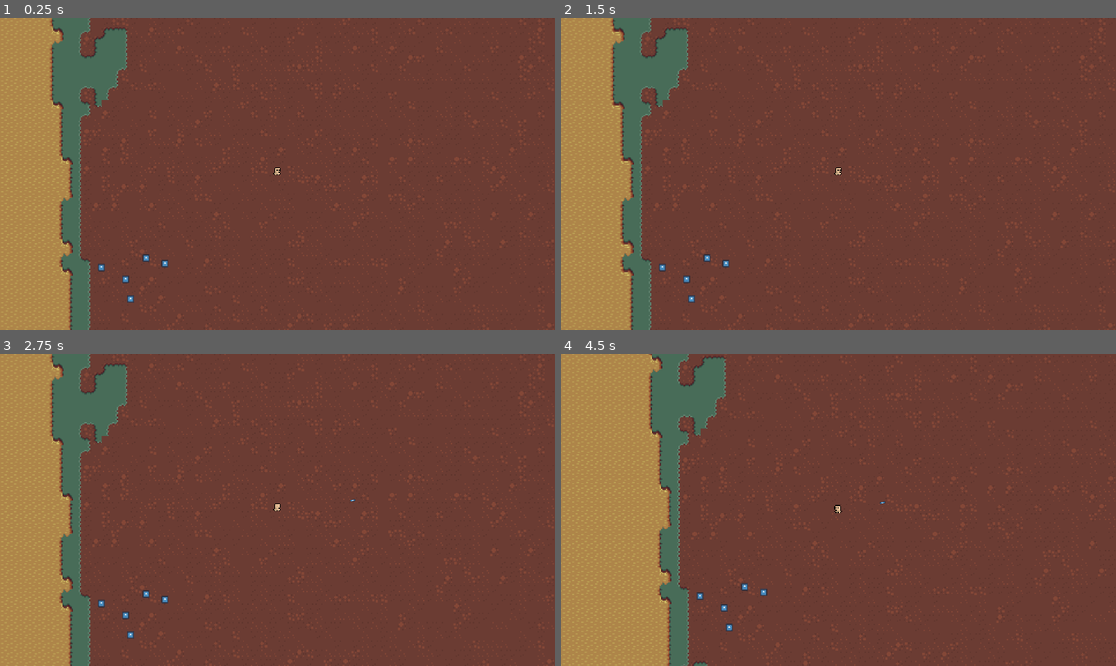
Above: before the commit, frames 1-4 (two rows, left to right).
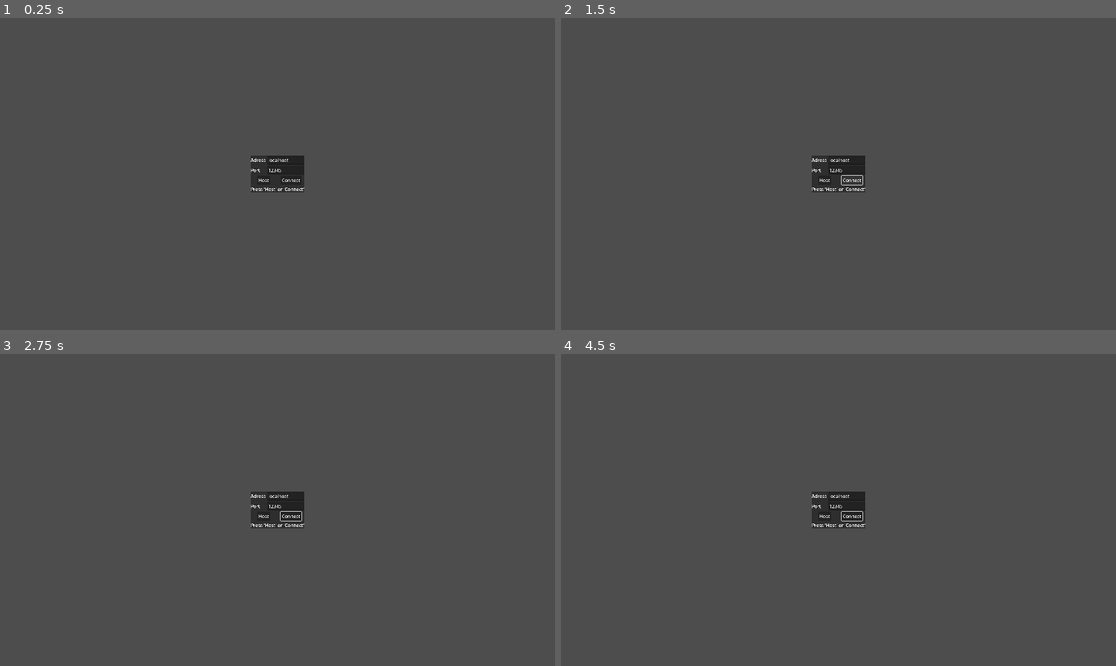
Above: after the commit, the same moments.

Repository: elegios/cautious-memory
Game: Godot game, scene res://Scenes/main.tscn
Same seed, same stepped clock (60 frames per second), same inputs: the game is played once before the commit and once after it. Before the commit the project starts from res://Scenes/Levels/Test.tscn. The engine's default icon, where the game draws it, is replaced by a stand-in: a white triangle on a blue panel in a dark square.
Inputs (mouse positions are in pixels of both pictures, inside the frame that each line leads up to):
- Up to frame 1 (0.25 s): no input
- Up to frame 2 (1.5 s): click (827, 180) at 0.5 s, where only the run after the commit has a clickable "Host"; click (849, 180) at 1.25 s, where only the run after the commit has a clickable "Connect"
- Up to frame 3 (2.75 s): move the mouse to (399, 494) at 2.02 s; hold A (Action 1) from 2.03 s (still down); click (399, 494) at 2.17 s
- Up to frame 4 (4.5 s): move the mouse to (727, 525) at 2.77 s; release A (Action 1) at 2.78 s; tap S (Action 2) at 2.85 s; click (727, 525) at 2.92 s; move the mouse to (894, 441) at 3.52 s; hold D (Action 3) 3.53-4.28 s; click (894, 441) at 3.67 s; move the mouse to (810, 572) at 4.27 s; right-click (810, 572) at 4.35 s; click (810, 572) at 4.42 s

The runs differ from the first frame. In frame 1, 100% of the frame differs, in the area x 0-100%, y 0-100%; in frame 2, 100%; in frame 3, 100%; in frame 4, 100%.

Commit message:
Manual connection when exported

Diff:
--- a/Code/LobbySystem.gd
+++ /dev/null
@@ -1,31 +0,0 @@
-extends Node
-
-
-# Called when the node enters the scene tree for the first time.
-func _ready() -> void:
-	const port = 12345
-	var peer := ENetMultiplayerPeer.new()
-
-	if OS.has_feature("server"):
-		DisplayServer.window_set_title("(SERVER)")
-		var screen_rect := DisplayServer.screen_get_usable_rect(1)
-		var window_size := DisplayServer.window_get_size_with_decorations()
-		var pos := screen_rect.position + screen_rect.size/2 - window_size/2
-		DisplayServer.window_set_position(pos)
-		var err := peer.create_server(port)
-		if err == OK:
-			multiplayer.multiplayer_peer = peer
-		else:
-			push_error("Couldn't create a server: " + error_string(err))
-
-	if OS.has_feature("client"):
-		DisplayServer.window_set_title("(CLIENT)")
-		var screen_rect := DisplayServer.screen_get_usable_rect(0)
-		var window_size := DisplayServer.window_get_size_with_decorations()
-		var pos := screen_rect.position + screen_rect.size/2 - window_size/2
-		DisplayServer.window_set_position(pos)
-		var err := peer.create_client("127.0.0.1", port)
-		if err == OK:
-			multiplayer.multiplayer_peer = peer
-		else:
-			push_error("Couldn't create a client: " + error_string(err))
--- a/Code/MobSpawner.gd
+++ b/Code/MobSpawner.gd
@@ -64,4 +64,9 @@
 		var _ignore := unit.tree_exited.connect(_queue_respawn)
 
 func _queue_respawn() -> void:
-	var _ignore := get_tree().create_timer(respawn_time, false).timeout.connect(_spawn_one)
+	var tree := get_tree()
+	# NOTE(vipa, 2024-09-19): Guard on this in case we're in the
+	# process of destroying everything, in which case we don't want to
+	# respawn things
+	if tree:
+		var _ignore := tree.create_timer(respawn_time, false).timeout.connect(_spawn_one)
--- /dev/null
+++ b/Code/main.gd
@@ -0,0 +1,86 @@
+extends MultiplayerSpawner
+
+@export var initial_level: PackedScene
+
+@onready var connect_interface: Control = %"ConnectInterface"
+@onready var status_display: Label = %"Status"
+
+var adress: String = "localhost"
+var port: int = 12345
+
+var current_level: Node
+
+@onready var peer := ENetMultiplayerPeer.new()
+
+func _ready() -> void:
+	spawn_function = _load_level
+	var _ignore := multiplayer.connected_to_server.connect(_on_connect_success)
+	_ignore = multiplayer.server_disconnected.connect(_on_server_disconnected)
+	_ignore = multiplayer.connection_failed.connect(_on_connect_fail)
+	_setup()
+
+func _setup() -> void:
+	if OS.has_feature("server"):
+		DisplayServer.window_set_title("(SERVER)")
+		var screen_rect := DisplayServer.screen_get_usable_rect(1)
+		var window_size := DisplayServer.window_get_size_with_decorations()
+		var pos := screen_rect.position + screen_rect.size/2 - window_size/2
+		DisplayServer.window_set_position(pos)
+		_on_host_pressed()
+
+	if OS.has_feature("client"):
+		DisplayServer.window_set_title("(CLIENT)")
+		var screen_rect := DisplayServer.screen_get_usable_rect(0)
+		var window_size := DisplayServer.window_get_size_with_decorations()
+		var pos := screen_rect.position + screen_rect.size/2 - window_size/2
+		DisplayServer.window_set_position(pos)
+		_on_connect_pressed()
+
+func _update_adress(new: String) -> void:
+	adress = new
+
+func _update_port(new: String) -> void:
+	if new.is_valid_int():
+		port = new.to_int()
+
+func _on_host_pressed() -> void:
+	var err := peer.create_server(port)
+	if err == OK:
+		multiplayer.multiplayer_peer = peer
+		switch_level(initial_level)
+		_on_connect_success()
+	else:
+		push_error("Couldn't create a server: " + error_string(err))
+
+func _on_connect_pressed() -> void:
+	var err := peer.create_client(adress, port)
+	if err == OK:
+		multiplayer.multiplayer_peer = peer
+		status_display.text = "Connecting..."
+	else:
+		push_error("Couldn't create a client: " + error_string(err))
+
+## Destructively switch to another level. Does nothing on a client.
+func switch_level(level: PackedScene) -> void:
+	if not multiplayer.is_server():
+		return
+
+	if current_level:
+		current_level.queue_free()
+	current_level = spawn(level.resource_path)
+
+func _load_level(path: String) -> Node:
+	var packed_scene : PackedScene = ResourceLoader.load(path)
+	var scene := packed_scene.instantiate()
+	return scene
+
+func _on_connect_fail() -> void:
+	connect_interface.visible = true
+	status_display.text = "Connection failed"
+
+func _on_server_disconnected() -> void:
+	connect_interface.visible = true
+	status_display.text = "Server disconnected"
+
+func _on_connect_success() -> void:
+	connect_interface.visible = false
--- /dev/null
+++ b/Scenes/main.tscn
@@ -0,0 +1,83 @@
+[gd_scene load_steps=3 format=3 uid="uid://6nmkjjcp622t"]
+
+[ext_resource type="Script" path="res://Code/main.gd" id="1_nehcl"]
+[ext_resource type="PackedScene" uid="uid://c47mssn3wi6mr" path="res://Scenes/Levels/Test.tscn" id="2_e7kpx"]
+
+[node name="Main" type="MultiplayerSpawner"]
+spawn_path = NodePath(".")
+script = ExtResource("1_nehcl")
+initial_level = ExtResource("2_e7kpx")
+
+[node name="ConnectInterface" type="Control" parent="."]
+unique_name_in_owner = true
+layout_mode = 3
+anchors_preset = 15
+anchor_right = 1.0
+anchor_bottom = 1.0
+grow_horizontal = 2
+grow_vertical = 2
+
+[node name="PanelContainer" type="PanelContainer" parent="ConnectInterface"]
+layout_mode = 1
+anchors_preset = 8
+anchor_left = 0.5
+anchor_top = 0.5
+anchor_right = 0.5
+anchor_bottom = 0.5
+offset_left = -20.0
+offset_top = -20.0
+offset_right = 20.0
+offset_bottom = 20.0
+grow_horizontal = 2
+grow_vertical = 2
+
+[node name="VBoxContainer" type="VBoxContainer" parent="ConnectInterface/PanelContainer"]
+layout_mode = 2
+
+[node name="GridContainer" type="GridContainer" parent="ConnectInterface/PanelContainer/VBoxContainer"]
+layout_mode = 2
+columns = 2
+
+[node name="Label" type="Label" parent="ConnectInterface/PanelContainer/VBoxContainer/GridContainer"]
+layout_mode = 2
+text = "Adress"
+
+[node name="LineEdit" type="LineEdit" parent="ConnectInterface/PanelContainer/VBoxContainer/GridContainer"]
+layout_mode = 2
+size_flags_horizontal = 3
+text = "localhost"
+expand_to_text_length = true
+
+[node name="Label2" type="Label" parent="ConnectInterface/PanelContainer/VBoxContainer/GridContainer"]
+layout_mode = 2
+text = "Port
+"
+
+[node name="LineEdit2" type="LineEdit" parent="ConnectInterface/PanelContainer/VBoxContainer/GridContainer"]
+layout_mode = 2
+size_flags_horizontal = 3
+text = "12345"
+
+[node name="HBoxContainer" type="HBoxContainer" parent="ConnectInterface/PanelContainer/VBoxContainer"]
+layout_mode = 2
+
+[node name="Host" type="Button" parent="ConnectInterface/PanelContainer/VBoxContainer/HBoxContainer"]
+layout_mode = 2
+size_flags_horizontal = 6
+text = "Host"
+
+[node name="Connect" type="Button" parent="ConnectInterface/PanelContainer/VBoxContainer/HBoxContainer"]
+layout_mode = 2
+size_flags_horizontal = 6
+text = "Connect"
+
+[node name="Status" type="Label" parent="ConnectInterface/PanelContainer/VBoxContainer"]
+unique_name_in_owner = true
+layout_mode = 2
+text = "Press 'Host' or 'Connect'"
+horizontal_alignment = 1
+
+[connection signal="text_changed" from="ConnectInterface/PanelContainer/VBoxContainer/GridContainer/LineEdit" to="." method="_update_adress"]
+[connection signal="text_changed" from="ConnectInterface/PanelContainer/VBoxContainer/GridContainer/LineEdit2" to="." method="_update_port"]
+[connection signal="pressed" from="ConnectInterface/PanelContainer/VBoxContainer/HBoxContainer/Host" to="." method="_on_host_pressed"]
+[connection signal="pressed" from="ConnectInterface/PanelContainer/VBoxContainer/HBoxContainer/Connect" to="." method="_on_connect_pressed"]
--- a/project.godot
+++ b/project.godot
@@ -11,13 +11,9 @@
 [application]
 
 config/name="Godot-test"
-run/main_scene="res://Scenes/Levels/Test.tscn"
+run/main_scene="res://Scenes/main.tscn"
 config/features=PackedStringArray("4.3", "GL Compatibility")
 config/icon="res://icon.svg"
-
-[autoload]
-
-LobbySystem="*res://Code/LobbySystem.gd"
 
 [debug]
 
Not shown, added: export_presets.cfg
